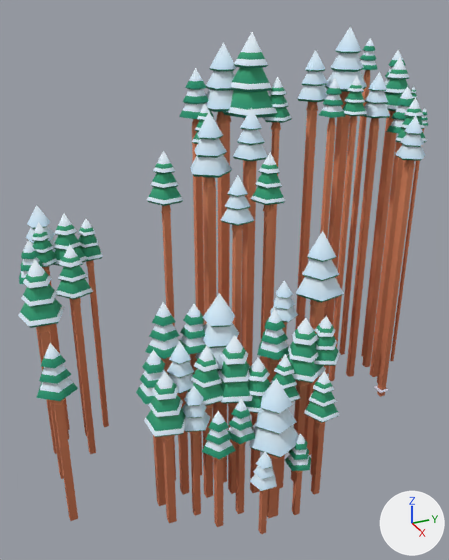
The glTF model public/assets/toycar/set-avalanche-forest-d.glb: old version first, new version second.
The view is the same before and after, from a camera (50 mm lens) standing at (33.6, -16.9, 28.8) and looking at (-0.4, -1.6, 11.8). Arrows for +X, +Y and +Z are at lower right; the lights stay in place. The picture after the commit comes second. Where no turn or scale is listed for an object, it has been applied to the vertices. Vertices at exactly the same position are counted once.

Names of what the first picture shows: 'pines' and 1 more.
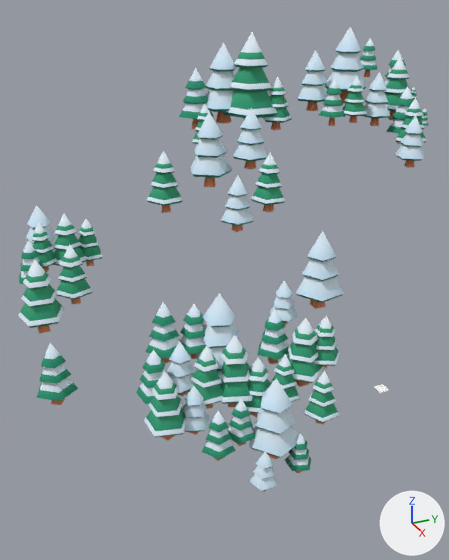
Changed parts and their boxes [x1, y1, x2, y2] in the pictures (449 x 560 px):
'pines', reshaped (8% shorter): before [18, 26, 428, 534]; after [18, 26, 428, 492]
part 1 of me_pines, deleted (brown): before [36, 77, 424, 534]

Diff of the bpy script that builds the scene:
```diff
--- a/public/assets/toycar/set-avalanche-forest-d.glb.py
+++ b/public/assets/toycar/set-avalanche-forest-d.glb.py
@@ me_pines @@
 # used by ob_pines; location = (0.3, 12.0, 18.17)
-me_pines.from_pydata(...)  # 3620 vertices, 5574 faces; spans x -10.0..9.5, y -26.7..4.3, z -19.2..8.8
+me_pines.from_pydata(...)  # 3196 vertices, 5014 faces; spans x -10.0..9.5, y -26.7..4.3, z -15.3..8.8
+# me_pines part 1: 53 loose pieces with 424 vertices, spanning x -9.0..9.0, y -25.7..3.9, z -19.2..5.2, are deleted
 me_pines.materials.append(mat_colormap)
```
